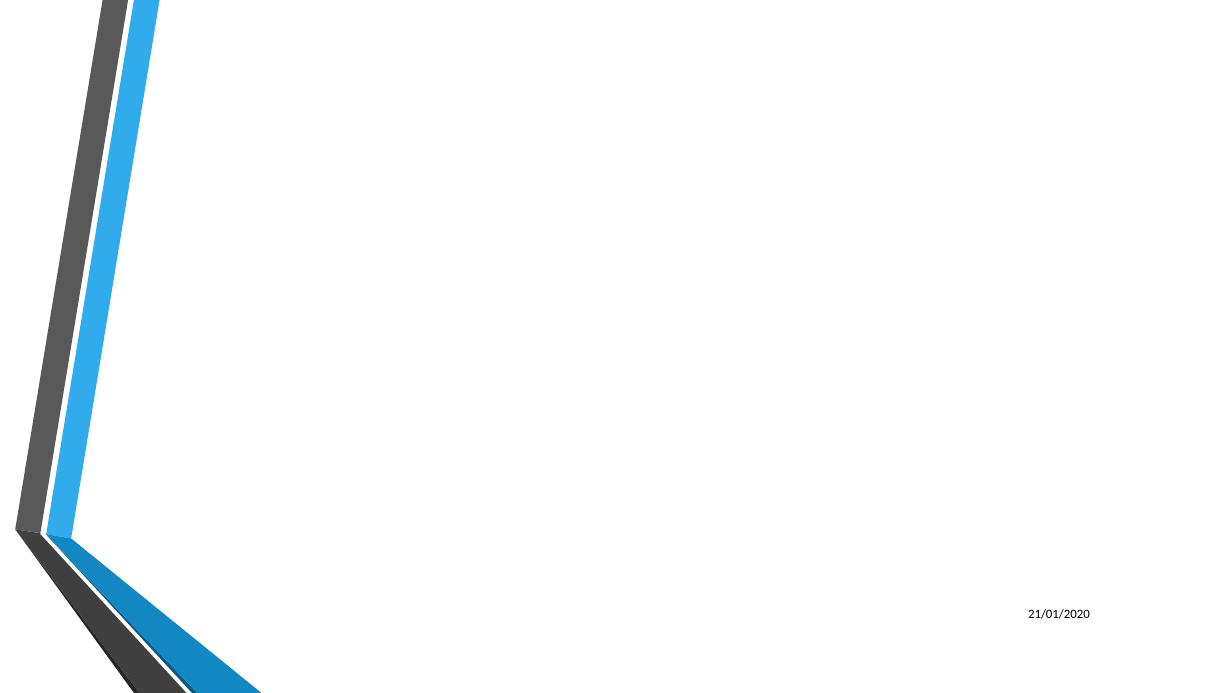
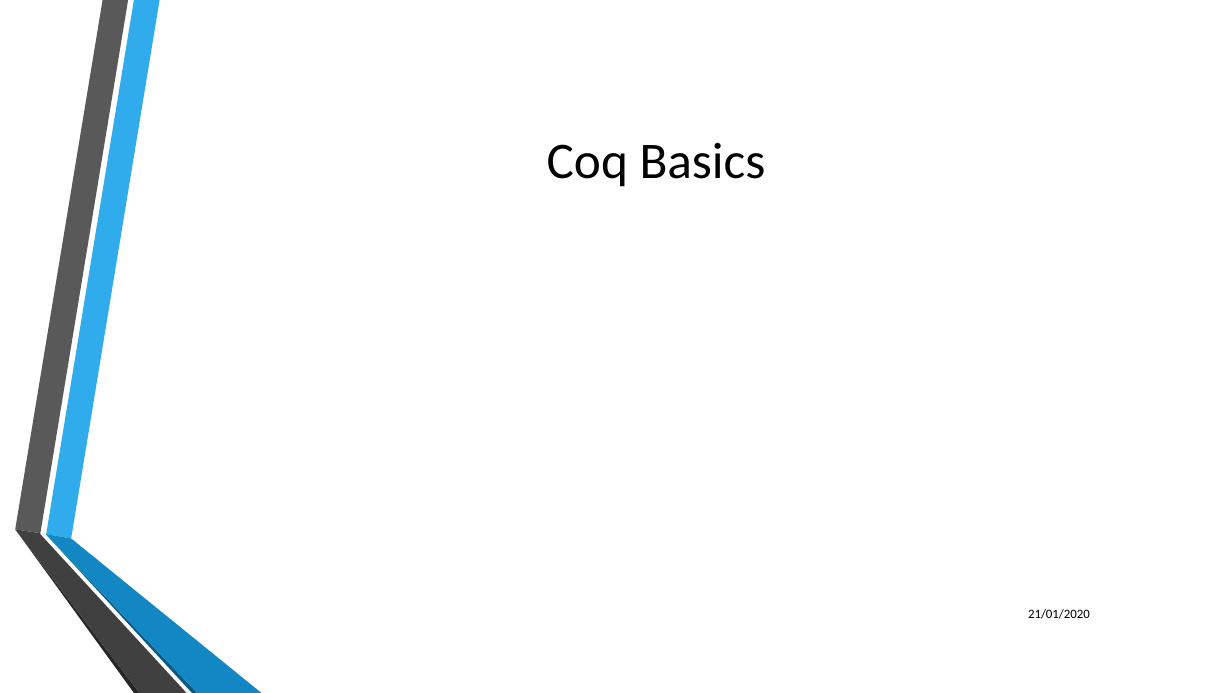
Before and after one commit to LukasKiederle/seminar-coq, a slide deck: slide 8 of final-presentation.pptx (slide 6 before the commit). Drawn at 1232x693 pixels with LibreOffice and Linux fonts; fonts in the diff are those of the drawing; background and template pictures are left out. Boxes give left, top, right and bottom in pixels: in the first picture for what was removed or moved away, otherwise in the second. Text is boxed around its words. In the diff, an @@ line names an element or a change of style, - is before the commit and + after.

```diff
--- a/final-presentation.pptx
+++ b/final-presentation.pptx
@@ title added at bbox=[547, 142, 766, 187], 40 pt, text #000000 @@
+Coq Basics
```
Also in this commit, not shown: 3 other slides changed, 6 slides added.
